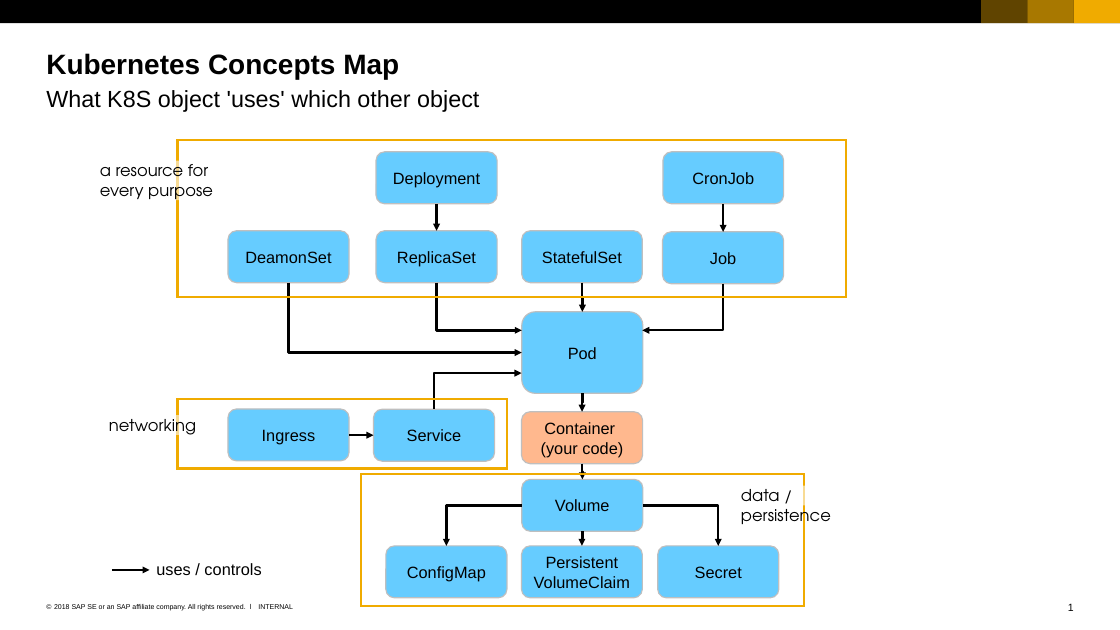
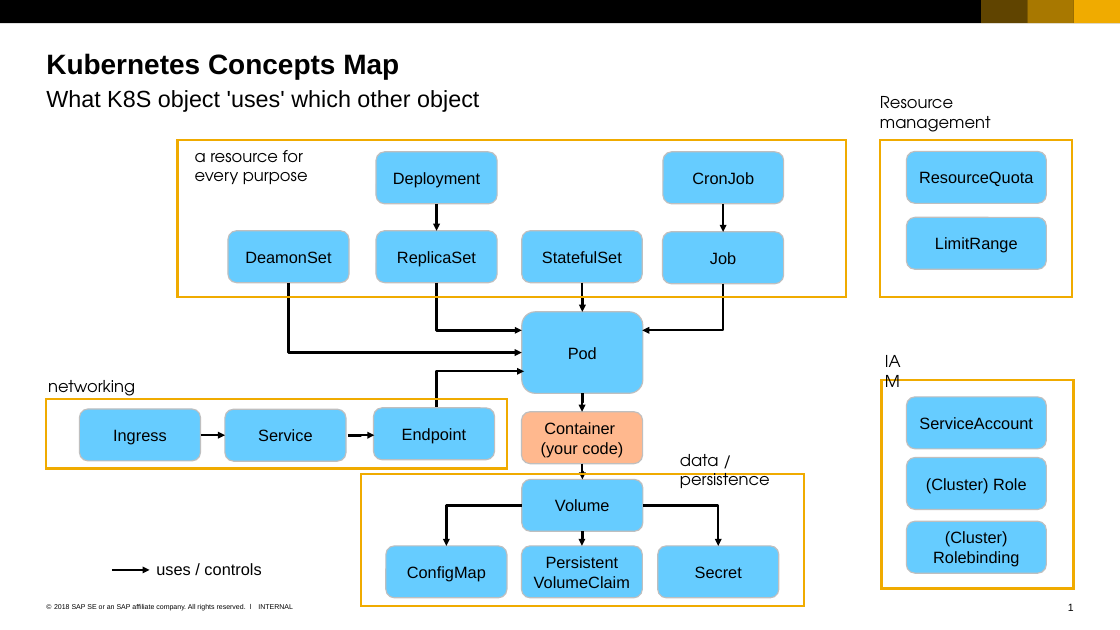
Before and after one commit to cuijiyao01/docker-k8s-training, a slide deck: slide 1 of resources/images/K8S_HL_Overview.pptx. Drawn at 1120x630 pixels with LibreOffice and Linux fonts; fonts in the diff are those of the drawing. Boxes give left, top, right and bottom in pixels: in the first picture for what was removed or moved away, otherwise in the second. Text is boxed around its words. In the diff, an @@ line names an element or a change of style, - is before the commit and + after.

```diff
--- a/resources/images/K8S_HL_Overview.pptx
+++ b/resources/images/K8S_HL_Overview.pptx
@@ text added at box(880, 96, 991, 132), 14 pt, text #000000 @@
+Resource management
@@ text "a resource for every purpose" rewrapped from box(100, 159, 213, 205) to box(195, 150, 308, 184) @@
@@ rectangle added at box(880, 140, 1072, 297), outline #F0AB00 2 pt @@
@@ rounded rectangle added at box(906, 151, 1046, 203), fill #66CCFF, outline #BFBFBF 1 pt, 14 pt, text #000000 @@
+ResourceQuota
@@ rounded rectangle added at box(906, 217, 1046, 270), fill #66CCFF, outline #BFBFBF 1 pt, 14 pt, text #000000 @@
+LimitRange
@@ text added at box(885, 351, 916, 371), 14 pt, text #000000 @@
+IAM
@@ text "networking" rewrapped from box(109, 414, 196, 440) to box(48, 380, 135, 400) @@
@@ elbow arrow (437, 407) - (524, 371): route changed @@
@@ rectangle added at box(882, 380, 1074, 589), outline #F0AB00 2 pt @@
@@ rectangle: place and size @@
-rectangle at box(178, 399, 507, 468)
+rectangle at box(46, 399, 507, 468)
@@ rounded rectangle added at box(374, 407, 495, 459), fill #66CCFF, outline #BFBFBF 1 pt, 14 pt, text #000000 @@
+Endpoint
@@ rounded rectangle added at box(906, 396, 1046, 448), fill #66CCFF, outline #BFBFBF 1 pt, 14 pt, text #000000 @@
+ServiceAccount
@@ 2 rounded rectangles, 1 elbow arrow: place and size @@
-2 rounded rectangles, 1 elbow arrow at box(228, 409, 495, 461)
+2 rounded rectangles, 1 elbow arrow at box(80, 409, 346, 461)
@@ elbow arrow added from (348, 435) to (374, 435), #000000 2 pt @@
@@ rectangle "data / persistence": place and size @@
-rectangle "data / persistence" at box(741, 489, 831, 530)
+rectangle "data / persistence" at box(680, 450, 824, 470)
@@ rounded rectangle added at box(906, 458, 1046, 510), fill #66CCFF, outline #BFBFBF 1 pt, 14 pt, text #000000 @@
+(Cluster) Role
@@ rounded rectangle added at box(906, 521, 1046, 573), fill #66CCFF, outline #BFBFBF 1 pt, 14 pt, text #000000 @@
+(Cluster) Rolebinding
```
Also in this commit, not shown: 1 other file.
